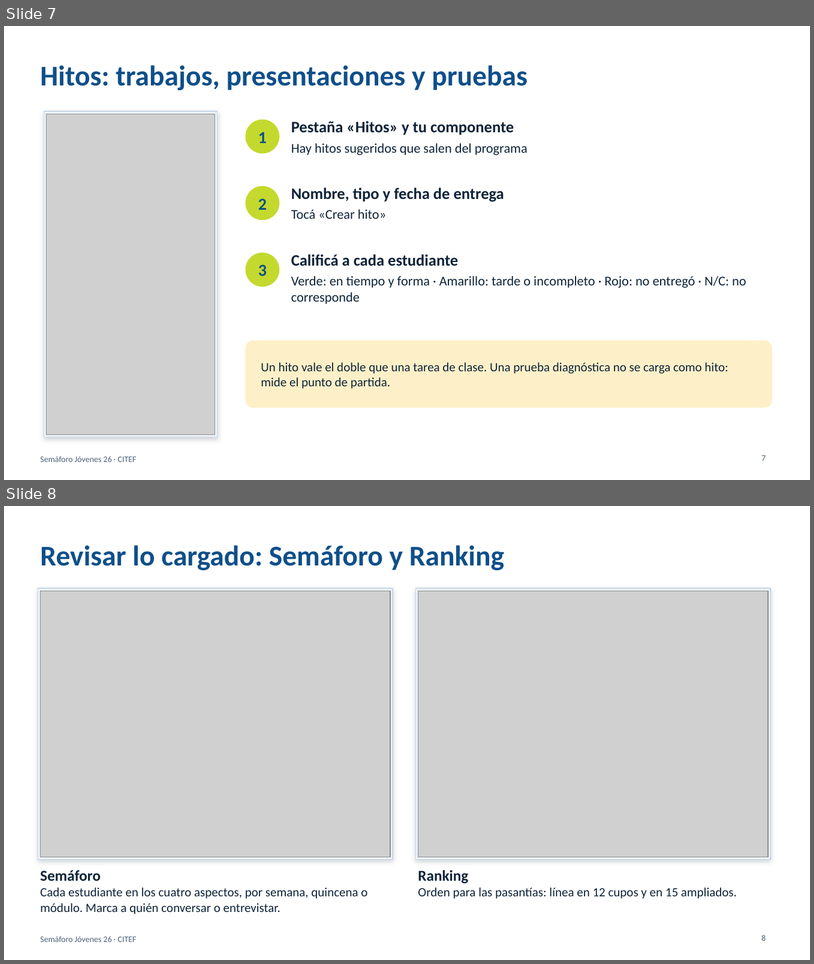
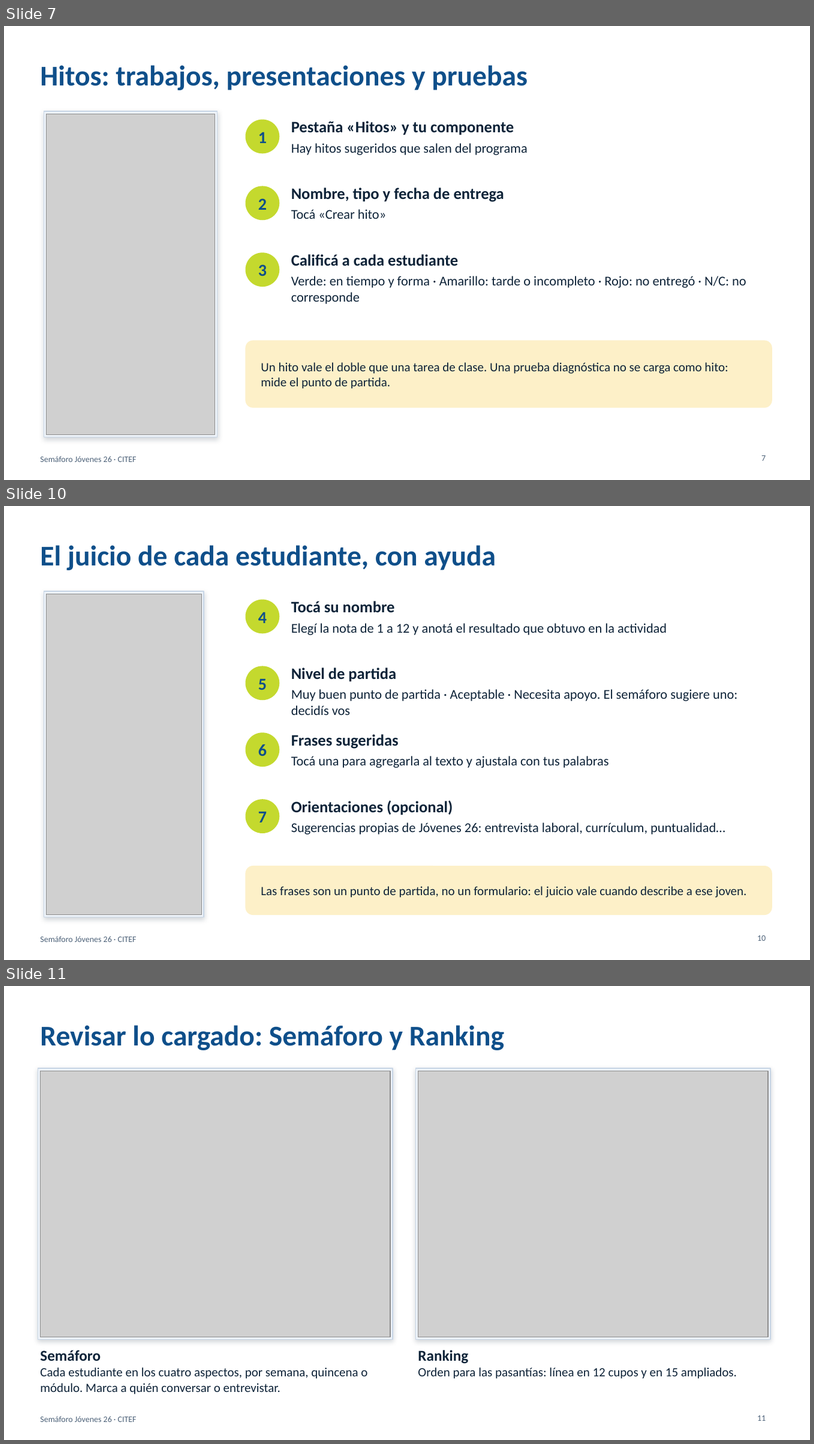
Before and after one commit to marcelosanchezempresa-eng/desafio-ted, a slide deck: jovenes26-citef/Presentacion-Semaforo-Jovenes26.pptx. Shown one above the other, each under a label of ours: slides 7 and 8 before the commit, slides 7, 10 and 11 after it; the slides between them are not shown. The pictures are 814x964 and 814x1444 pixels, drawn with LibreOffice and Linux fonts; fonts in the diff are those of the drawing; grey boxes stand for pictures. Boxes give left, top, right and bottom in pixels: in the first picture for what was removed or moved away, otherwise in the second. Text is boxed around its words. In the diff, an @@ line names an element or a change of style, - is before the commit and + after.

```diff
--- a/jovenes26-citef/Presentacion-Semaforo-Jovenes26.pptx
+++ b/jovenes26-citef/Presentacion-Semaforo-Jovenes26.pptx
@@ slide 10 added at <box>4,506,810,960</box>, background #FFFFFF; not listed: 1 template element that a slide beside it also shows @@
@@ title added at <box>40,545,496,570</box>, 34 pt, text #0F4F8A, bold @@
+El juicio de cada estudiante, con ayuda
@@ rectangle added at <box>44,591,204,917</box>, fill #EEF3F9, outline #C8D6E6 1 pt @@
@@ picture added at <box>47,594,202,915</box> @@
@@ ellipse added at <box>246,600,279,633</box>, fill #C4D92E, outline #C4D92E 1 pt @@
@@ text added at <box>258,612,267,623</box>, 20 pt, text #0F4F8A, bold @@
+4
@@ text added at <box>291,601,667,635</box>, 16 pt, text #0E2338 @@
+Tocá su nombre
+Elegí la nota de 1 a 12 y anotá el resultado que obtuvo en la actividad
@@ ellipse added at <box>246,666,279,700</box>, fill #C4D92E, outline #C4D92E 1 pt @@
@@ text added at <box>291,667,738,715</box>, 16 pt, text #0E2338 @@
+Nivel de partida
+Muy buen punto de partida · Aceptable · Necesita apoyo. El semáforo sugiere uno: decidís vos
@@ text added at <box>258,679,267,690</box>, 20 pt, text #0F4F8A, bold @@
+5
@@ ellipse added at <box>246,733,279,766</box>, fill #C4D92E, outline #C4D92E 1 pt @@
@@ text added at <box>291,734,609,768</box>, 16 pt, text #0E2338 @@
+Frases sugeridas
+Tocá una para agregarla al texto y ajustala con tus palabras
@@ text added at <box>258,744,267,756</box>, 20 pt, text #0F4F8A, bold @@
+6
@@ ellipse added at <box>246,799,279,832</box>, fill #C4D92E, outline #C4D92E 1 pt @@
@@ text added at <box>258,811,267,822</box>, 20 pt, text #0F4F8A, bold @@
+7
@@ text added at <box>291,800,726,834</box>, 16 pt, text #0E2338 @@
+Orientaciones (opcional)
+Sugerencias propias de Jóvenes 26: entrevista laboral, currículum, puntualidad…
@@ rounded rectangle added at <box>246,866,772,915</box>, fill #FDF0C8, outline #FDF0C8 1 pt @@
@@ text added at <box>261,886,747,897</box>, 15 pt, text #0E2338 @@
+Las frases son un punto de partida, no un formulario: el juicio vale cuando describe a ese joven.
@@ page number added at <box>758,935,766,940</box>, 10 pt, text #4C6178 @@
+10
@@ what was slide 8 is now slide 11 @@
@@ page number at <box>758,1415,766,1420</box>: text changed @@
-8
+11
```
Also in this commit, not shown: 3 slides changed, 3 other slides added, 8 other files.
